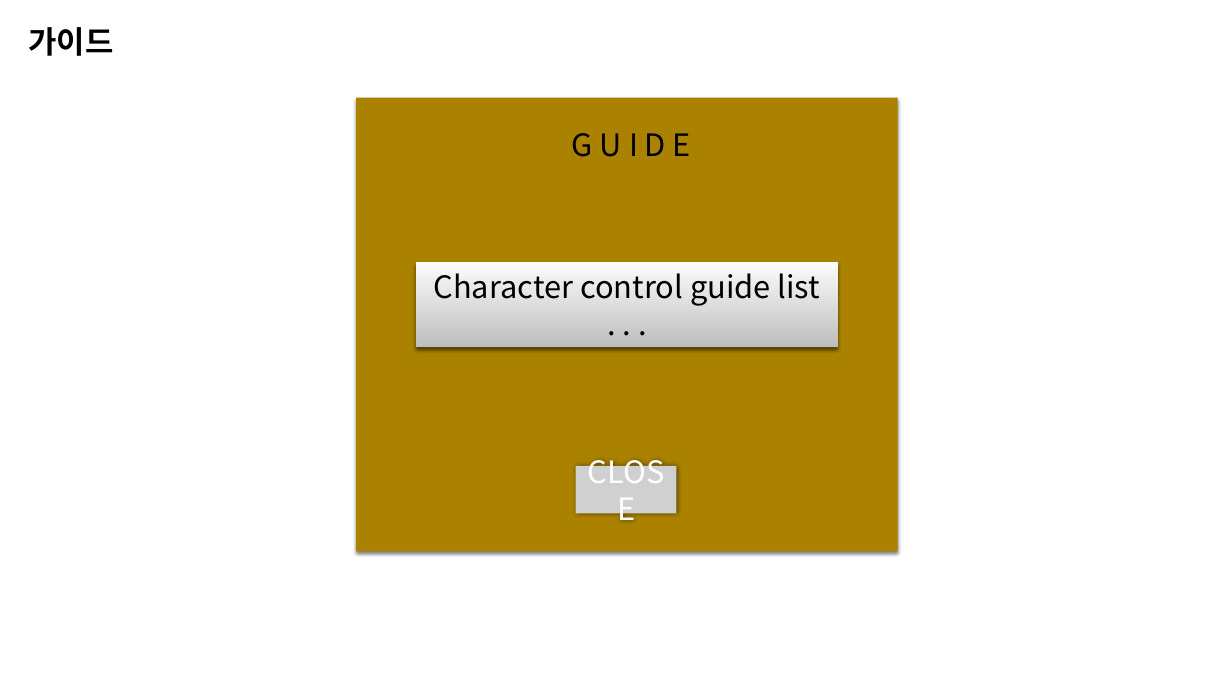
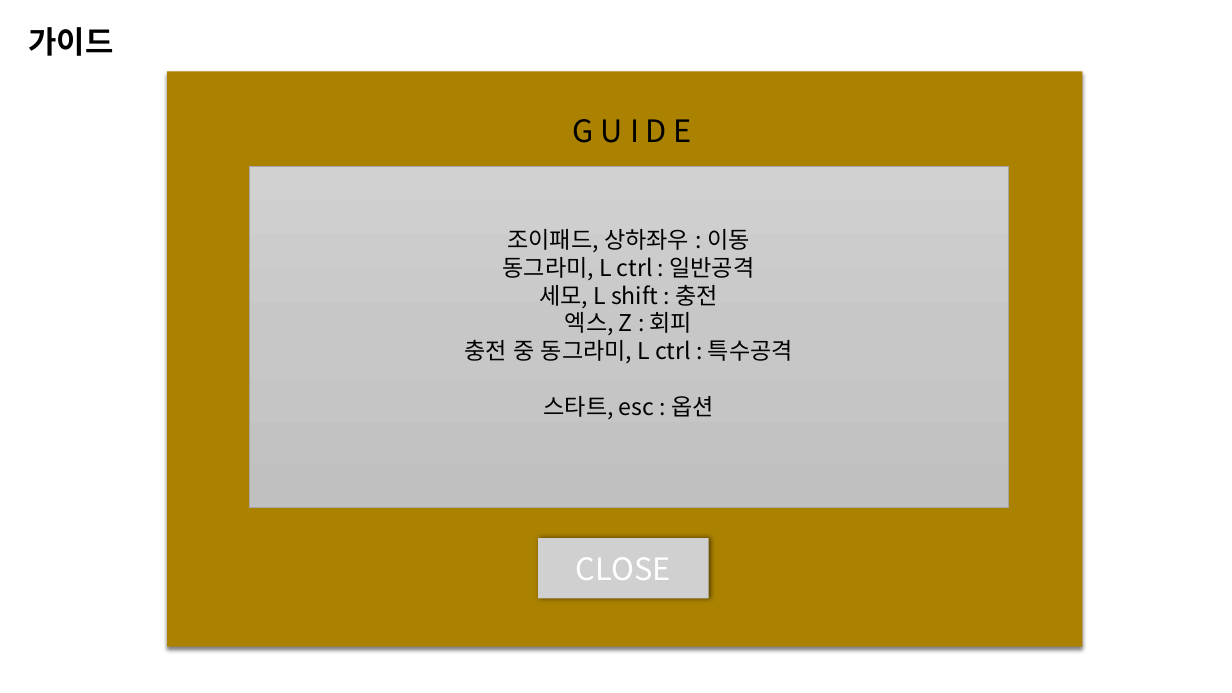
Before and after one commit to penspanic/ITWGamejam, a slide deck: slide 10 of Plan/Rocketman_씬&스킬구성.pptx. Drawn at 1232x693 pixels with LibreOffice and Linux fonts; fonts in the diff are those of the drawing; grey boxes stand for pictures. Boxes give left, top, right and bottom in pixels: in the first picture for what was removed or moved away, otherwise in the second. Text is boxed around its words. In the diff, an @@ line names an element or a change of style, - is before the commit and + after.

```diff
--- a/Plan/Rocketman_씬&스킬구성.pptx
+++ b/Plan/Rocketman_씬&스킬구성.pptx
@@ rectangle: place and size @@
-rectangle at bbox=[356, 98, 897, 552]
+rectangle at bbox=[167, 71, 1083, 647]
@@ text "G U I D E": place and size @@
-text "G U I D E" at bbox=[572, 133, 691, 157]
+text "G U I D E" at bbox=[573, 119, 692, 143]
@@ rectangle added at bbox=[250, 166, 1008, 507], fill gradient #D2D2D2 to #C8C8C8 to #C0C0C0, outline #A5A5A5 0.5 pt, 18 pt, text #000000 @@
+조이패드, 상하좌우 : 이동
+동그라미, L ctrl : 일반공격
+세모, L shift : 충전
+엑스, Z : 회피
+충전 중 동그라미, L ctrl : 특수공격
+스타트, esc : 옵션
@@ rectangle removed at bbox=[416, 262, 838, 348] @@
-Character control guide list
-. . .
@@ picture "CLOSE": place and size @@
-picture "CLOSE" at bbox=[576, 466, 677, 514]
+picture "CLOSE" at bbox=[538, 538, 709, 598]
```
Also in this commit, not shown: 1 other slide changed, 1 other file.
